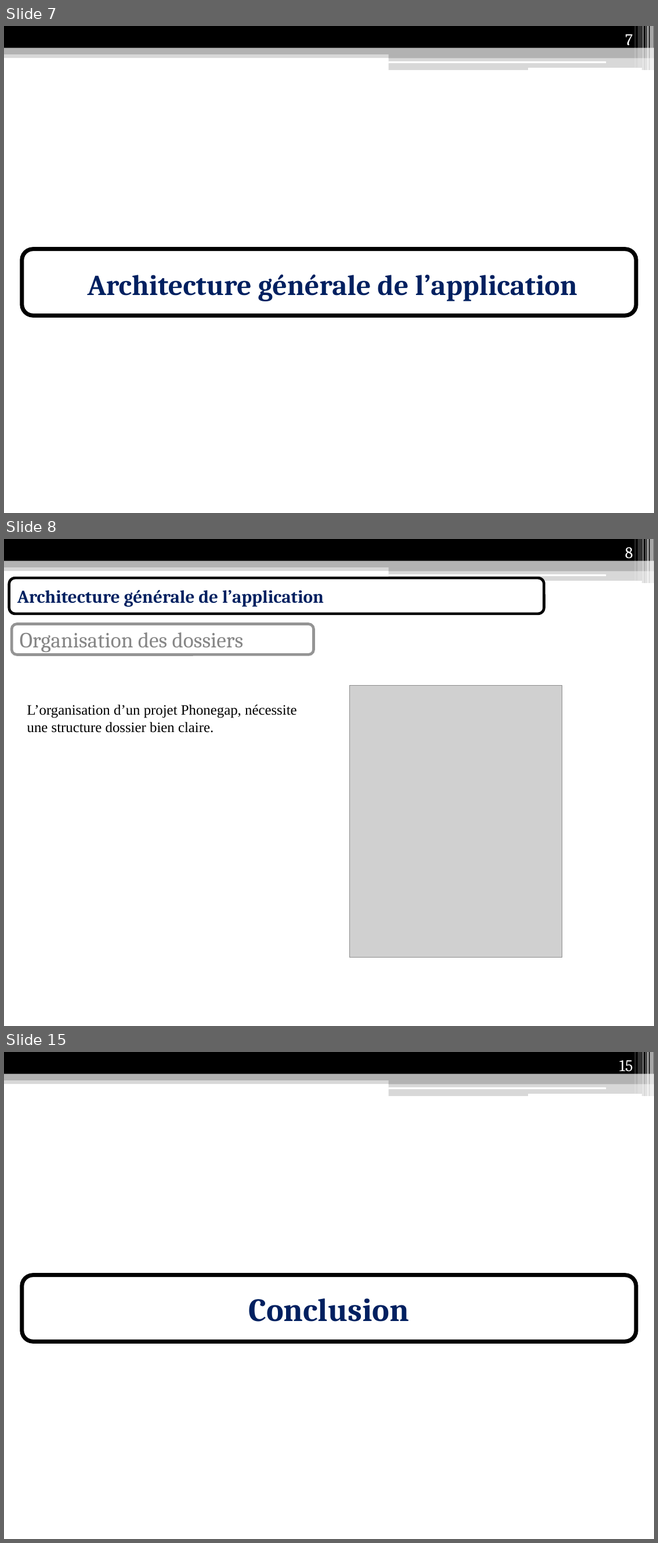
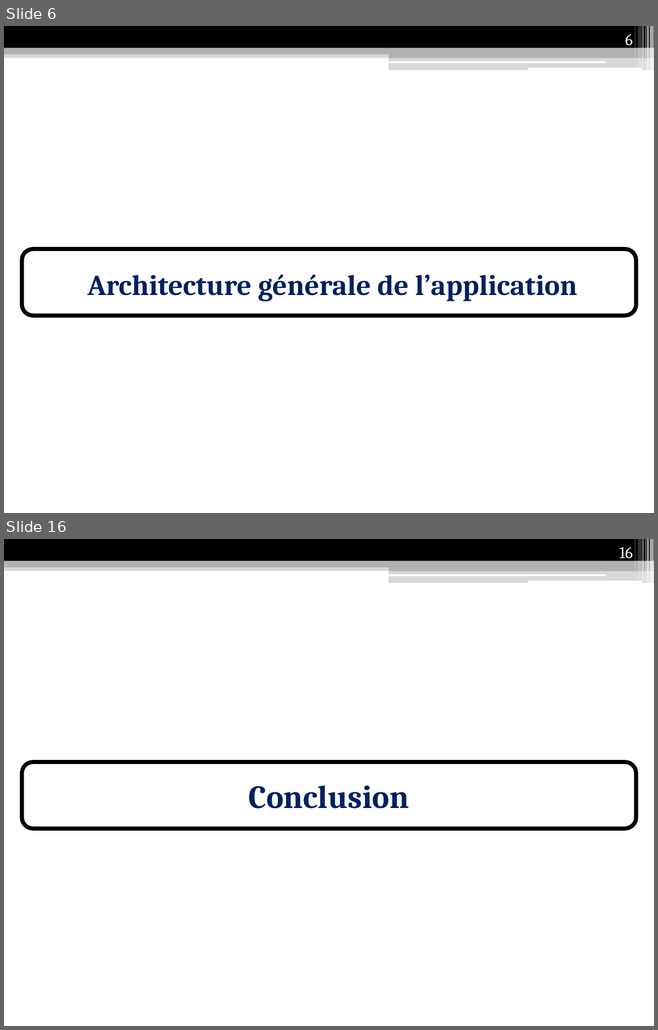
Before and after one commit to Anicky/Strangers-Phonegap, a slide deck: présentation/Présentation IF26.pptx. Shown one above the other, each under a label of ours: slides 7, 8 and 15 before the commit, slides 6 and 16 after it; the slides between them are not shown. The pictures are 658x1543 and 658x1030 pixels, drawn with LibreOffice and Linux fonts; fonts in the diff are those of the drawing; grey boxes stand for pictures. Boxes give left, top, right and bottom in pixels: in the first picture for what was removed or moved away, otherwise in the second. Text is boxed around its words. In the diff, an @@ line names an element or a change of style, - is before the commit and + after.

Commit message:
MAJ presentation + images utilisees

```diff
--- a/présentation/Présentation IF26.pptx
+++ b/présentation/Présentation IF26.pptx
@@ slide 8 removed at bbox=[4, 539, 654, 1026], background #FFFFFF; not listed: 13 template elements that a slide beside it also shows @@
@@ page number removed at bbox=[625, 547, 633, 562] @@
-8
@@ rounded rectangle removed at bbox=[9, 578, 544, 614] @@
-Architecture générale de l’application
@@ rounded rectangle removed at bbox=[12, 624, 314, 654] @@
-Organisation des dossiers
@@ picture removed at bbox=[349, 685, 561, 957] @@
@@ text removed at bbox=[27, 704, 297, 733] @@
-L’organisation d’un projet Phonegap, nécessite une structure dossier bien claire.
@@ what was slide 7 is now slide 6 @@
@@ page number at bbox=[625, 34, 632, 49]: text changed @@
-7
+6
@@ what was slide 15 is now slide 16 @@
@@ page number at bbox=[619, 547, 632, 562]: text changed @@
-15
+16
```
Also in this commit, not shown: 6 slides changed, 5 slides added, 4 other slides removed, 5 other files.
